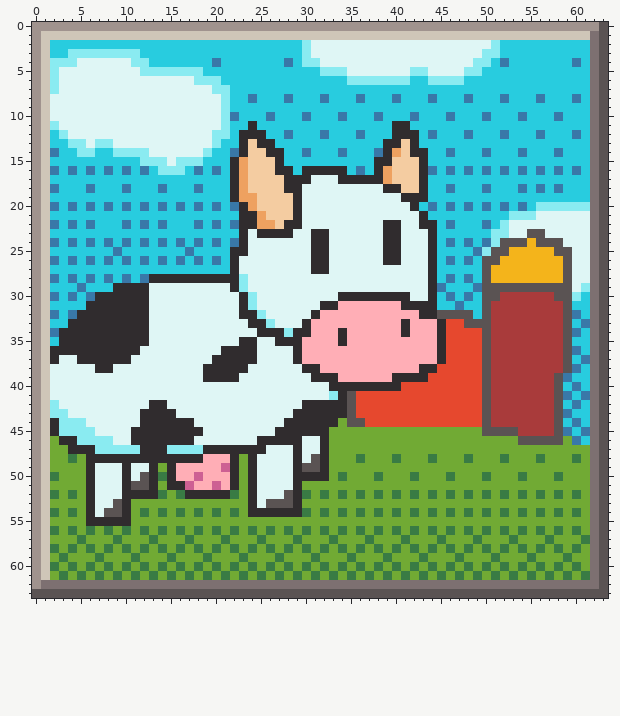
Pixel-art sprite, stored at src/assets/img/icon-cow.png. Above: the version before the commit.
The file is 64x64 pixels.
And afterwards:
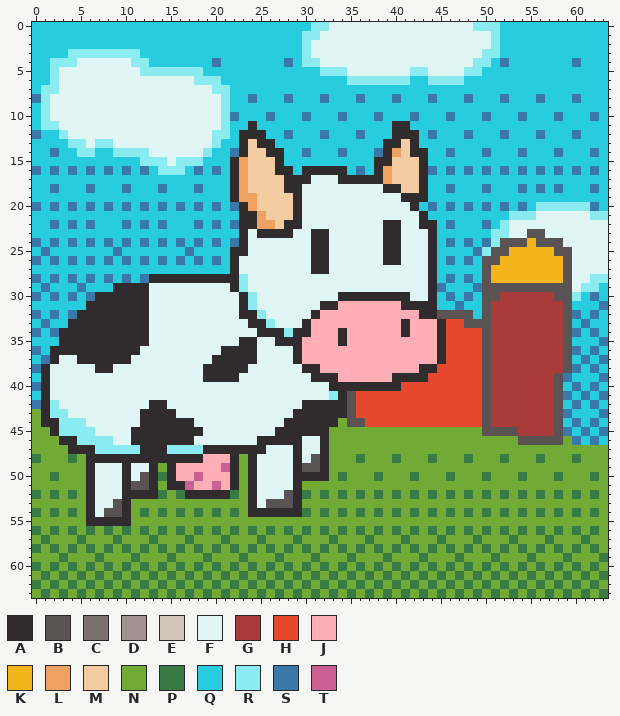
Palette (. is transparent): A #302c2e  B #5a5353  C #7d7071  D #a0938e  E #cfc6b8  F #dff6f5  G #a93b3b  H #e6482e  J #ffaeb6  K #f4b41b  L #eea160  M #f4cca1  N #71aa34  P #397b44  Q #28ccdf  R #8aebf1  S #3978a8  T #cd6093
Diff:
Changed rows in their new state; - is an unchanged pixel.
first column x 0:
 0 QQQQQQQQQQQQQQQQQQQQQQQQQQQQQQQRRFFFFFFFFFFFFFFFFRRRQQQQQQQQQQQQ
 1 QQQQQQQQQQQQQQQQQQQQQQQQQQQQQQRRFFFFFFFFFFFFFFFFFFFRQQQQQQQQQQQQ
 2 QQ------------------------------------------------------------QQ
 3 QQ------------------------------------------------------------QQ
 4 QQ------------------------------------------------------------QQ
 5 QQ------------------------------------------------------------QQ
 6 QQ------------------------------------------------------------QQ
 7 QR------------------------------------------------------------QQ
 8 SR------------------------------------------------------------QQ
 9 QR------------------------------------------------------------QQ
10 QR------------------------------------------------------------SQ
11 QR------------------------------------------------------------QQ
12 SQ------------------------------------------------------------QQ
13 QQ------------------------------------------------------------QQ
14 QQ------------------------------------------------------------SQ
15 QQ------------------------------------------------------------QQ
16 SQ------------------------------------------------------------SQ
17 QQ------------------------------------------------------------QQ
18 QQ------------------------------------------------------------SQ
19 QQ------------------------------------------------------------QQ
20 SQ------------------------------------------------------------SQ
21 QQ------------------------------------------------------------RR
22 QQ------------------------------------------------------------FF
23 QQ------------------------------------------------------------FF
24 SQ------------------------------------------------------------FF
25 QS------------------------------------------------------------FF
26 SQ------------------------------------------------------------FF
27 QQ------------------------------------------------------------FF
28 SQ------------------------------------------------------------RR
29 QS------------------------------------------------------------RQ
30 SQ------------------------------------------------------------SQ
31 QQ------------------------------------------------------------QS
32 SQ------------------------------------------------------------SQ
33 QS------------------------------------------------------------QQ
34 SQ------------------------------------------------------------SQ
35 QQ------------------------------------------------------------QS
36 SQ------------------------------------------------------------SQ
37 QS------------------------------------------------------------QS
38 SA------------------------------------------------------------SQ
39 QA------------------------------------------------------------QS
40 SA------------------------------------------------------------SQ
41 QA------------------------------------------------------------QS
42 SA------------------------------------------------------------SQ
43 NA------------------------------------------------------------QS
44 NA------------------------------------------------------------SQ
45 NN------------------------------------------------------------QS
46 NN------------------------------------------------------------SQ
47 NN------------------------------------------------------------NN
48 PN------------------------------------------------------------NN
49 NN------------------------------------------------------------NN
50 NN------------------------------------------------------------PN
51 NN------------------------------------------------------------NN
52 PN------------------------------------------------------------PN
53 NN------------------------------------------------------------NN
54 PN------------------------------------------------------------PN
55 NN------------------------------------------------------------NN
56 PN------------------------------------------------------------PN
57 NP------------------------------------------------------------NN
58 PN------------------------------------------------------------PN
59 NN------------------------------------------------------------NP
60 PN------------------------------------------------------------PN
61 NP------------------------------------------------------------NP
62 PNPNPNPNPNPNPNPNPNPNPNPNPNPNPNPNPNPNPNPNPNPNPNPNPNPNPNPNPNPNPNPN
63 NPNPNPNPNPNPNPNPNPNPNPNPNPNPNPNPNPNPNPNPNPNPNPNPNPNPNPNPNPNPNPNP
